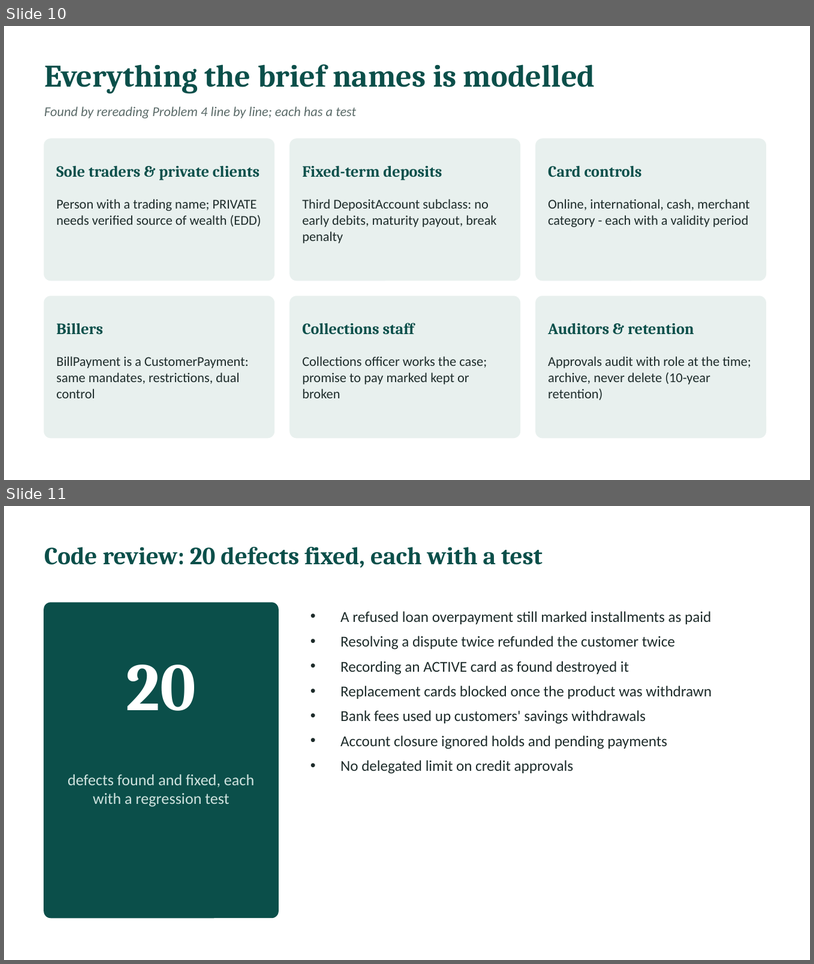
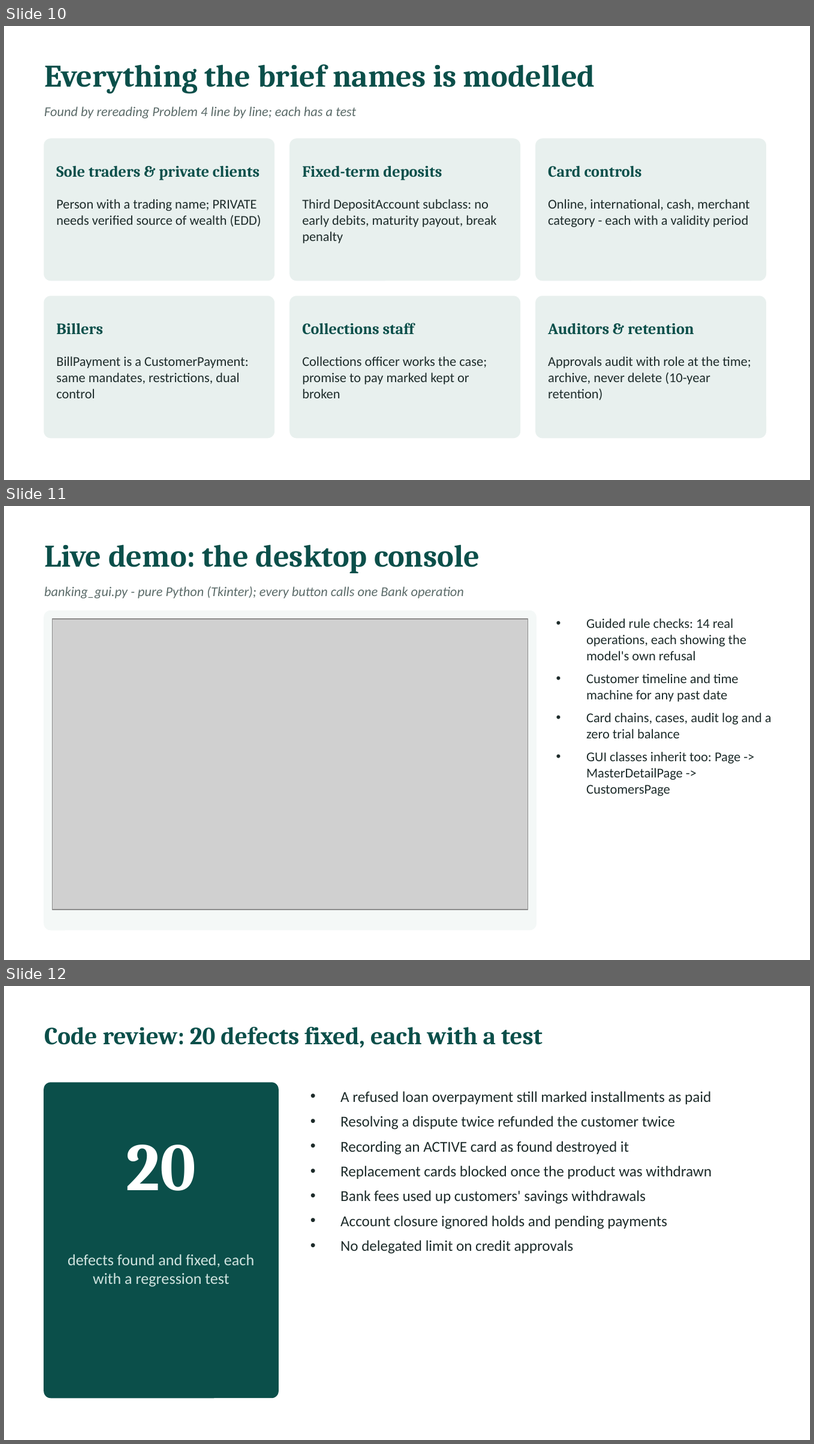
Before and after one commit to l255668-hash/commercial-banking, a slide deck: docs/Viva_Presentation.pptx. Shown one above the other, each under a label of ours: slides 10 and 11 before the commit, slides 10, 11 and 12 after it. The pictures are 814x964 and 814x1444 pixels, drawn with LibreOffice and Linux fonts; fonts in the diff are those of the drawing; grey boxes stand for pictures. Boxes give left, top, right and bottom in pixels: in the first picture for what was removed or moved away, otherwise in the second. Text is boxed around its words. In the diff, an @@ line names an element or a change of style, - is before the commit and + after.

```diff
--- a/docs/Viva_Presentation.pptx
+++ b/docs/Viva_Presentation.pptx
@@ slide 11 added at (4, 506, 810, 960), background #FFFFFF @@
@@ text added at (44, 544, 480, 573), 28 pt, text #0B4F4A, bold @@
+Live demo: the desktop console
@@ text added at (44, 586, 464, 598), 12 pt, text #5B6B69, italic @@
+banking_gui.py - pure Python (Tkinter); every button calls one Bank operation
@@ rounded rectangle added at (44, 611, 536, 930), fill #F4F8F7, outline #F4F8F7 1 pt @@
@@ picture added at (53, 619, 528, 909) @@
@@ text added at (587, 618, 772, 796), 12 pt, text #1D2B2A @@
+• Guided rule checks: 14 real operations, each showing the model's own refusal
+• Customer timeline and time machine for any past date
+• Card chains, cases, audit log and a zero trial balance
+• GUI classes inherit too: Page -> MasterDetailPage -> CustomersPage
@@ what was slide 11 is now slide 12 @@
```
Also in this commit, not shown: 13 other files.
